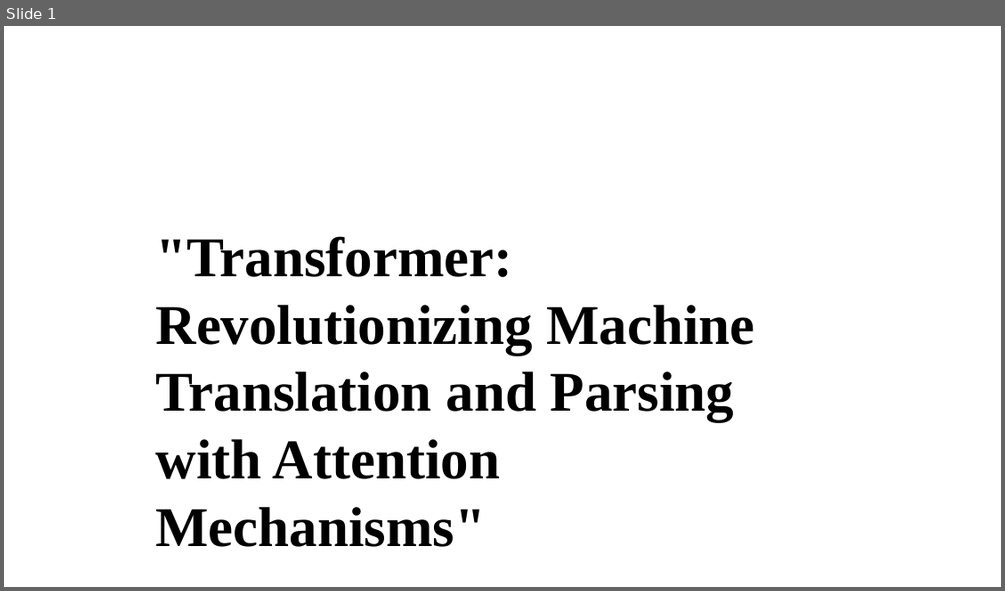
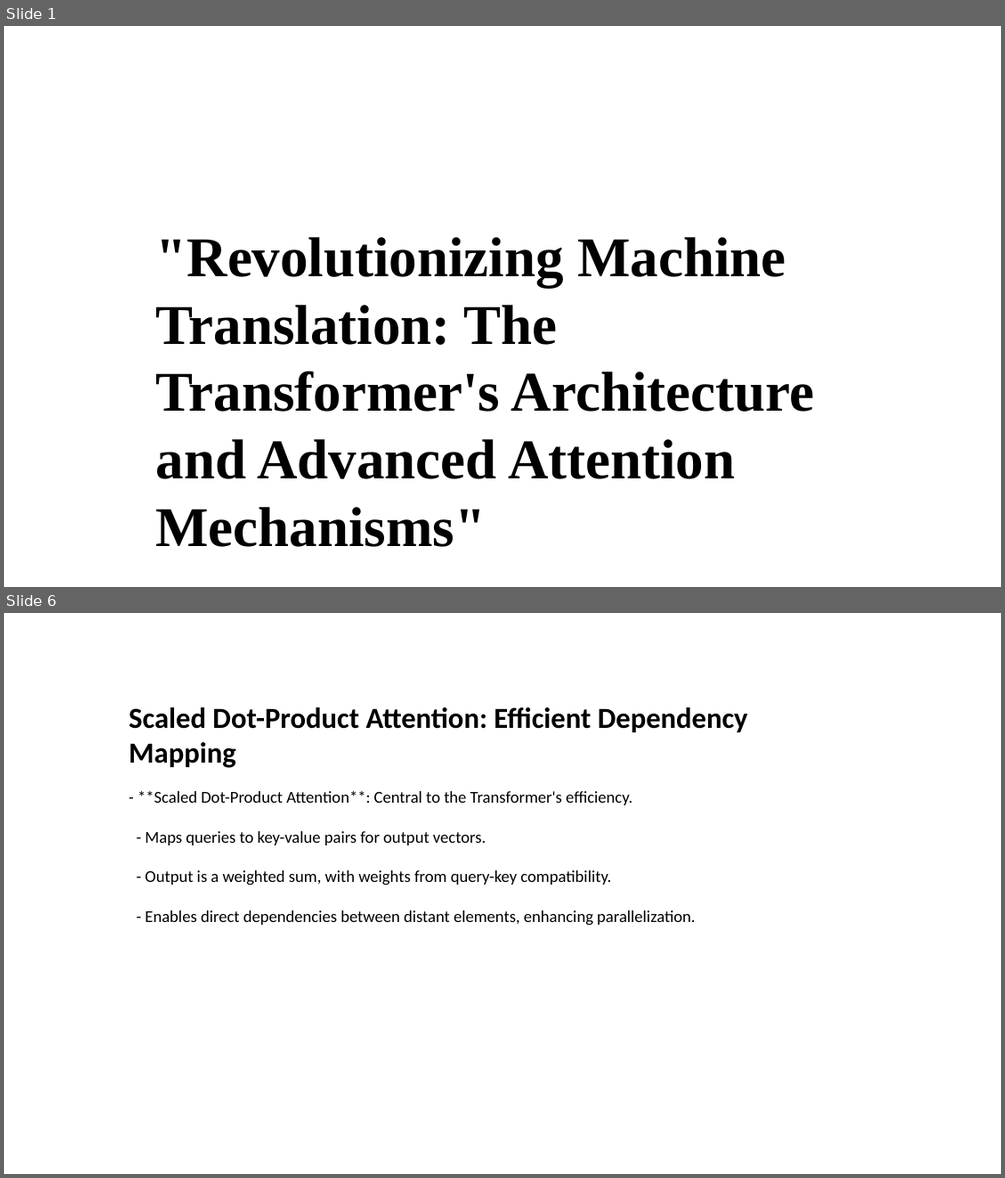
Before and after one commit to Jessie-ZhaoXi/dsa4213-ppt-generator, a slide deck: ppt_generator/my_ppts/attention_mode2.pptx. Shown one above the other, each under a label of ours: slide 1 before the commit, slides 1 and 6 after it; the slides between them are not shown. The pictures are 1005x591 and 1005x1178 pixels, drawn with LibreOffice and Linux fonts; fonts in the diff are those of the drawing; background and template pictures are left out. Boxes give left, top, right and bottom in pixels: in the first picture for what was removed or moved away, otherwise in the second. Text is boxed around its words. In the diff, an @@ line names an element or a change of style, - is before the commit and + after.

```diff
--- a/ppt_generator/my_ppts/attention_mode2.pptx
+++ b/ppt_generator/my_ppts/attention_mode2.pptx
@@ slide 6 added at [4,613,1001,1174], background picture (left out) @@
@@ text added at [129,707,748,768], 28 pt, text #000000, bold @@
+Scaled Dot-Product Attention: Efficient Dependency Mapping
@@ text added at [138,790,695,925], 16 pt, text #000000 @@
+- **Scaled Dot-Product Attention**: Central to the Transformer's efficiency.
+- Maps queries to key-value pairs for output vectors.
+- Output is a weighted sum, with weights from query-key compatibility.
+- Enables direct dependencies between distant elements, enhancing parallelization.
@@ slide 1 changed as well @@
@@ text at [156,237,814,547]: text changed @@
-"Transformer: Revolutionizing Machine Translation and Parsing with Attention Mechanisms"
+"Revolutionizing Machine Translation: The Transformer's Architecture and Advanced Attention Mechanisms"
```
Also in this commit, not shown: 1 other slide changed, 5 other slides added, 8 slides removed, 4 other files.
